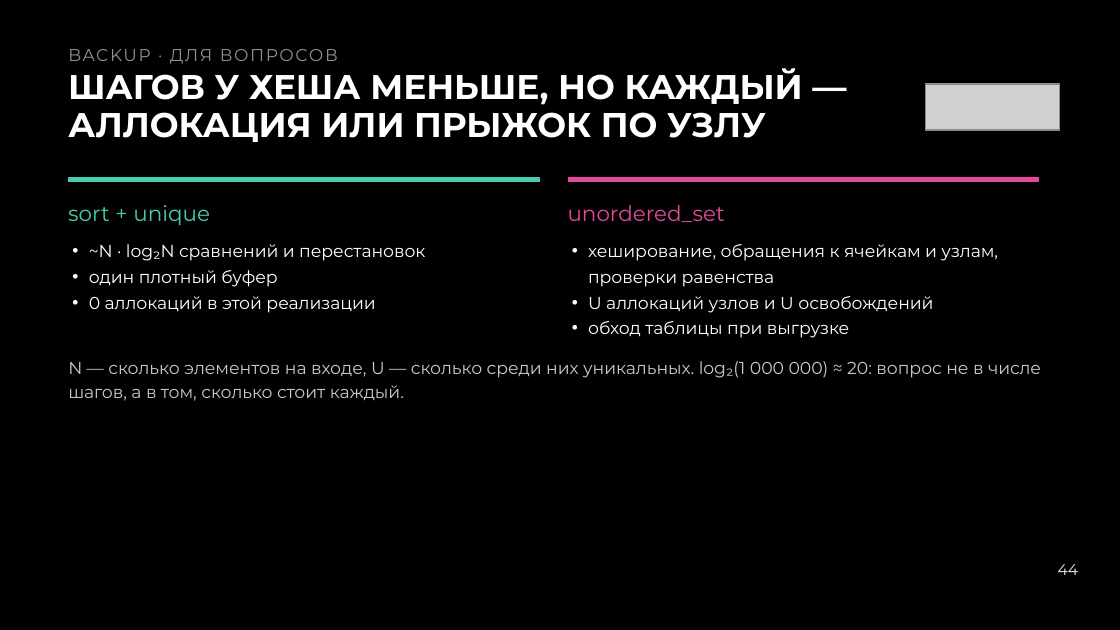
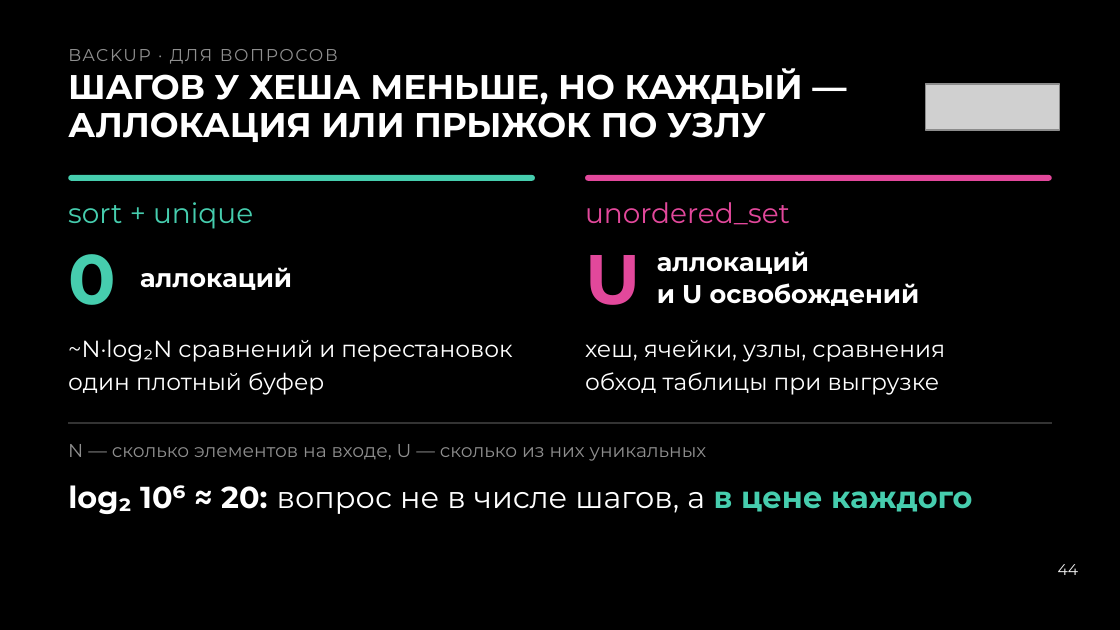
Before and after one commit to Neoron95/conference-hardfest-algorithms, a slide deck: slide 44 of prep/deck/hardfest2026_deck.pptx. Drawn at 1120x630 pixels with LibreOffice and Linux fonts; fonts in the diff are those of the drawing; grey boxes stand for pictures. Boxes give left, top, right and bottom in pixels: in the first picture for what was removed or moved away, otherwise in the second. Text is boxed around its words. In the diff, an @@ line names an element or a change of style, - is before the commit and + after.

```diff
--- a/prep/deck/hardfest2026_deck.pptx
+++ b/prep/deck/hardfest2026_deck.pptx
@@ rounded rectangle added at [68, 175, 535, 180], fill #46CDAE @@
@@ rounded rectangle added at [585, 175, 1052, 180], fill #E2489B @@
@@ text "sort + unique" at [68, 202, 253, 229]: size 13.8 to 18 pt; line spacing 16.6pt to 22.5pt @@
@@ freeform shape removed at [68, 180, 540, 180] @@
@@ freeform shape removed at [568, 180, 1039, 180] @@
@@ text "unordered_set" at [585, 202, 790, 225]: size 13.8 to 18 pt; line spacing 16.6pt to 22.5pt @@
@@ text "unordered_set": place and size @@
-text "unordered_set" at [568, 205, 725, 222]
+text "unordered_set" at [585, 202, 790, 225]
@@ text added at [68, 254, 116, 305], 45 pt, text #46CDAE, bold @@
+0
@@ text at [140, 267, 292, 290]: text changed; size 11 to 16.5 pt; bold on @@
-• 0 аллокаций в этой реализации
+аллокаций
@@ text added at [585, 255, 640, 305], 45 pt, text #E2489B, bold @@
+U
@@ text removed at [588, 244, 998, 287] @@
-• хеширование, обращения к ячейкам и узлам, проверки равенства
@@ text at [657, 251, 920, 306]: text changed; size 11 to 16.5 pt; bold on @@
-• U аллокаций узлов и U освобождений
+аллокаций
+и U освобождений
@@ text removed at [89, 270, 277, 287] @@
-• один плотный буфер
@@ text at [68, 339, 512, 395]: text changed; size 11 to 15 pt @@
-• ~N · log₂N сравнений и перестановок
+~N·log₂N сравнений и перестановок
+один плотный буфер
@@ text at [585, 340, 945, 395]: text changed; size 11 to 15 pt @@
-• обход таблицы при выгрузке
+хеш, ячейки, узлы, сравнения
+обход таблицы при выгрузке
@@ text at [68, 444, 707, 461]: text changed; size 11 to 12 pt; text colour #C8C8C8 to #8F8F8F @@
-N — сколько элементов на входе, U — сколько среди них уникальных. log₂(1 000 000) ≈ 20: вопрос не в числе шагов, а в том, сколько стоит каждый.
+N — сколько элементов на входе, U — сколько из них уникальных
@@ freeform shape added at [68, 423, 1052, 423], outline #333333 1.13 pt @@
@@ text added at [68, 485, 972, 514], 19.5 pt, text #FFFFFF, bold @@
+log₂ 10⁶ ≈ 20: вопрос не в числе шагов, а в цене каждого
```
Also in this commit, not shown: 45 other slides changed, 1 slide added, 1 slide removed, 3 other files.
